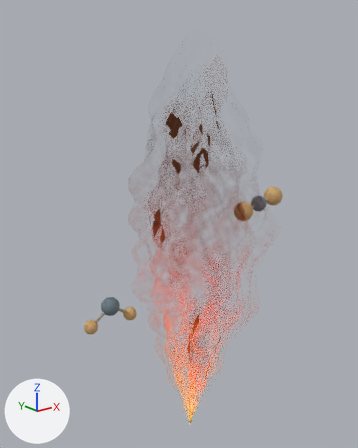
Renders of the glTF model public/models/plume.glb from each side of a commit.
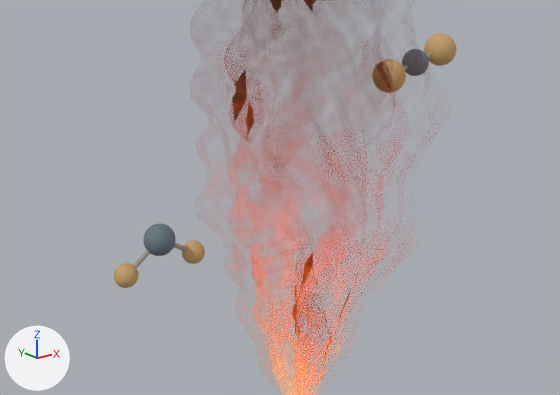
Old and new are each drawn whole from a camera (50 mm lens) standing at (-4.8, -5.7, 6.14) and looking at (-0.03, 0.26, 3.76) and again close up on the part from 5% to 96% of the width and 37% to 89% of the height. Lighting does not change. The marker at lower left points along +X, +Y and +Z. The last two pictures show the newer version. Where no turn or scale is listed for an object, it has been applied to the vertices.

Names of what the first close-up shows: 'Low-poly fading gas wisp', 'Low-poly fading gas wisp.001', 'Low-poly fading gas wisp.002', 'Molecular symbol bond.002', 'Molecular symbol central atom', 'Molecular symbol central atom.001', 'Molecular symbol outer atom', 'Molecular symbol outer atom.002'.
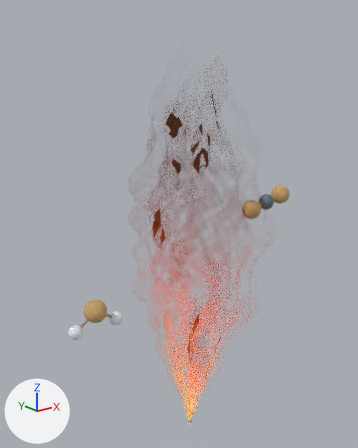
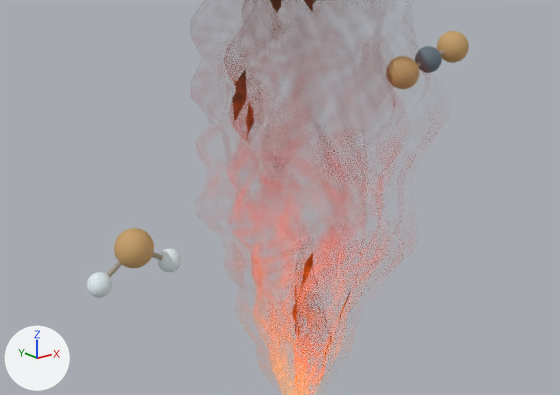
Patch to the scene script:
```diff
--- a/public/models/plume.glb.py
+++ b/public/models/plume.glb.py
@@ mat_hydrogen_symbol_pale @@
+mat_hydrogen_symbol_pale = principled_material('Hydrogen symbol pale')
+mat_hydrogen_symbol_pale.base_color = (0.68, 0.76, 0.79)  # white #d7e2e6
+mat_hydrogen_symbol_pale.roughness = 0.7
+mat_hydrogen_symbol_pale.emission_color = (0.0544, 0.0608, 0.0632)  # dark grey #424647
+mat_hydrogen_symbol_pale.emission_strength = 1.0
@@ me_sphere_003_1 @@
+me_sphere_003_1.from_pydata(...)  # a UV sphere (16 segments, 10 rings, poles along z) spanning x -0.17..0.17, y -0.17..0.17, z -0.17..0.17
+me_sphere_003_1.materials.append(mat_molecular_symbol_pale_amber)  # orange #ba9561
@@ me_sphere_004_1 @@
+me_sphere_004_1.from_pydata(...)  # a UV sphere (16 segments, 10 rings, poles along z) spanning x -0.105..0.105, y -0.105..0.105, z -0.105..0.105; a UV sphere (16 segments, 10 rings, poles along z) spanning x 0.575..0.785, y -0.105..0.105, z -0.105..0.105
+me_sphere_004_1.materials.append(mat_hydrogen_symbol_pale)  # white #d7e2e6
@@ me_sphere_1 @@
+me_sphere_1.from_pydata(...)  # a UV sphere (16 segments, 10 rings, poles along z) spanning x -0.14..0.14, y -0.14..0.14, z -0.14..0.14
+me_sphere_1.materials.append(mat_molecular_symbol_graphite)  # greyish blue #616f79
@@ ob_molecular_symbol_bond_002 @@
 ob_molecular_symbol_bond_002 = bpy.data.objects.new('Molecular symbol bond.002', me_cylinder_002)
-ob_molecular_symbol_bond_002.location = (-1.57, 0.2, 2.63)
+ob_molecular_symbol_bond_002.location = (-1.82, 0.2, 2.63)
@@ ob_molecular_symbol_central_atom_001 @@
-ob_molecular_symbol_central_atom_001 = bpy.data.objects.new('Molecular symbol central atom.001', me_sphere_003)
-ob_molecular_symbol_central_atom_001.location = (-1.4, 0.2, 2.75)
@@ ob_molecular_symbol_outer_atom_002 @@
-ob_molecular_symbol_outer_atom_002 = bpy.data.objects.new('Molecular symbol outer atom.002', me_sphere_004)
-ob_molecular_symbol_outer_atom_002.location = (-1.74, 0.2, 2.52)
@@ ob_molecular_symbol_central_atom @@
-ob_molecular_symbol_central_atom = bpy.data.objects.new('Molecular symbol central atom', me_sphere)
-ob_molecular_symbol_central_atom.location = (1.65, 0.1, 3.85)
@@ ob_molecular_symbol_outer_atom @@
 ob_molecular_symbol_outer_atom = bpy.data.objects.new('Molecular symbol outer atom', me_sphere_001)
-ob_molecular_symbol_outer_atom.location = (1.27, 0.1, 3.77)
+ob_molecular_symbol_outer_atom.location = (1.47, 0.1, 3.77)
@@ ob_oxygen_symbol_002 @@
+ob_oxygen_symbol_002 = bpy.data.objects.new('Oxygen symbol.002', me_sphere_003_1)
+ob_oxygen_symbol_002.location = (-1.65, 0.2, 2.75)
@@ ob_hydrogen_symbol @@
+ob_hydrogen_symbol = bpy.data.objects.new('Hydrogen symbol', me_sphere_004_1)
+ob_hydrogen_symbol.location = (-1.99, 0.2, 2.52)
@@ ob_carbon_symbol @@
+ob_carbon_symbol = bpy.data.objects.new('Carbon symbol', me_sphere_1)
+ob_carbon_symbol.location = (1.85, 0.1, 3.85)
```

Pixel boxes (x1, y1, x2, y2) of what changed, in the close-ups (560 x 395 px):
'Molecular symbol outer atom', moved: before (389, 34, 457, 93); after (391, 31, 469, 89)
'Oxygen symbol.002', added (orange): after (114, 228, 154, 268)
'Hydrogen symbol', added: after (87, 248, 181, 298)
'Molecular symbol outer atom.002', deleted (orange): before (114, 240, 205, 288)
'Molecular symbol central atom.001', deleted: before (143, 224, 176, 256)
'Molecular symbol central atom', deleted: before (402, 49, 429, 76)
'Carbon symbol', added: after (415, 46, 442, 73)
'Molecular symbol bond.002', moved (mostly hidden): before (133, 243, 187, 268); after (107, 252, 163, 277)
